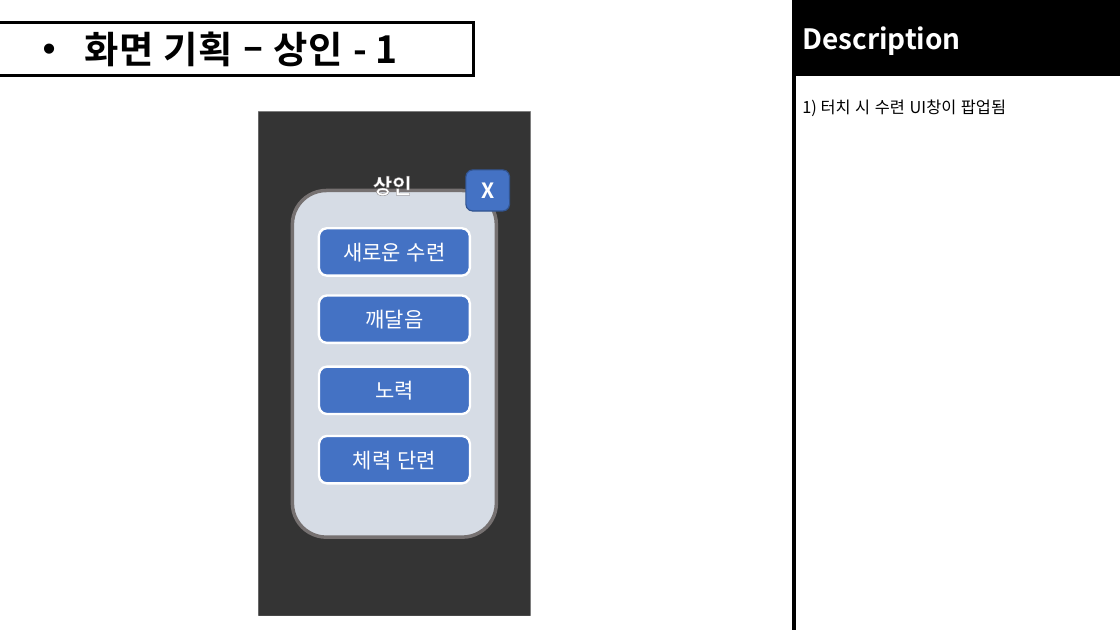
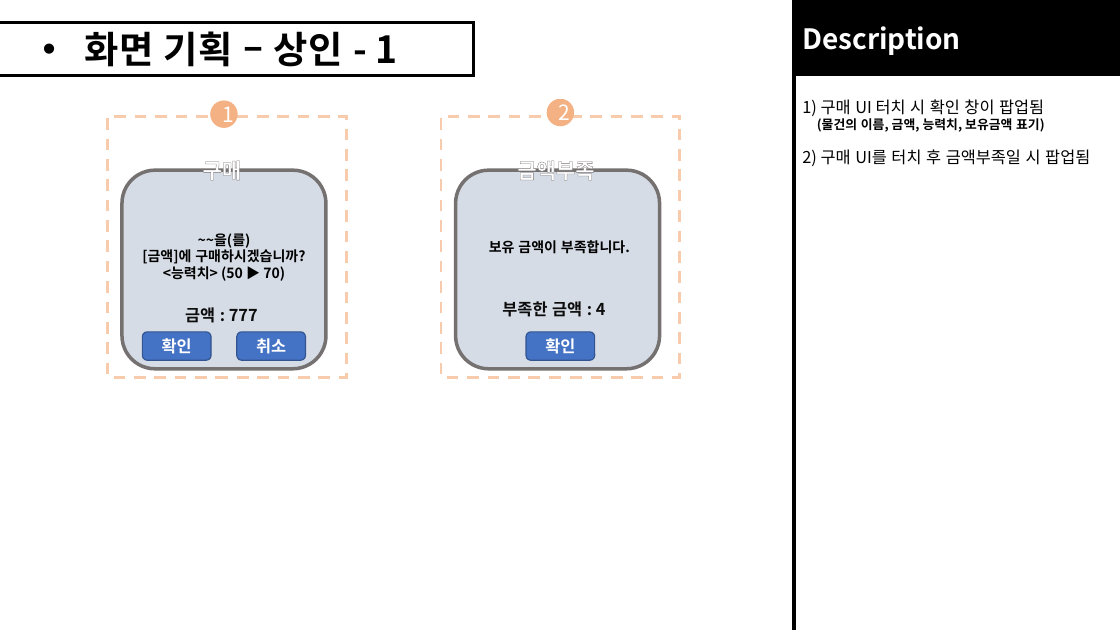
Before and after one commit to roller0516/My_Three_Kingdoms, a slide deck: slide 5 of 게임 기획파일/화면 기획.pptx. Drawn at 1120x630 pixels with LibreOffice and Linux fonts; fonts in the diff are those of the drawing; grey boxes stand for pictures. Boxes give left, top, right and bottom in pixels: in the first picture for what was removed or moved away, otherwise in the second. Text is boxed around its words. In the diff, an @@ line names an element or a change of style, - is before the commit and + after.

```diff
--- a/게임 기획파일/화면 기획.pptx
+++ b/게임 기획파일/화면 기획.pptx
@@ rectangle added at (108, 116, 346, 377), outline #F8CBAD 2.5 pt dashed @@
@@ ellipse added at (210, 101, 238, 129), fill #F4B183, 18 pt, text #FFFFFF @@
+1
@@ picture removed at (259, 112, 530, 616) @@
@@ rectangle removed at (259, 112, 530, 616) @@
@@ rectangle added at (441, 116, 680, 377), outline #F8CBAD 2.5 pt dashed @@
@@ ellipse added at (547, 99, 575, 127), fill #F4B183, 18 pt, text #FFFFFF @@
+2
@@ text at (802, 99, 1090, 166): text changed @@
-1) 터치 시 수련 UI창이 팝업됨
+1) 구매 UI 터치 시 확인 창이 팝업됨
+(물건의 이름, 금액, 능력치, 보유금액 표기)
+2) 구매 UI를 터치 후 금액부족일 시 팝업됨
@@ rounded rectangle: place and size @@
-rounded rectangle at (292, 191, 497, 538)
+rounded rectangle at (122, 171, 326, 369)
@@ text at (203, 157, 242, 180): text changed @@
-상인
+구매
@@ rounded rectangle added at (455, 171, 660, 369), fill #D6DCE5, outline #767171 3 pt @@
@@ rounded rectangle removed at (466, 170, 510, 211) @@
-X
@@ text added at (517, 157, 594, 180), 18 pt, text #FFFFFF, bold @@
+금액부족
@@ text added at (142, 233, 305, 281), 12 pt, text #000000, bold @@
+~~을(를)
+[금액]에 구매하시겠습니까?
+<능력치> (50 ▶ 70)
@@ rounded rectangle removed at (319, 229, 471, 276) @@
-새로운 수련
@@ text added at (489, 240, 630, 254), 12 pt, text #000000, bold @@
+보유 금액이 부족합니다.
@@ rounded rectangle removed at (319, 296, 471, 343) @@
-깨달음
@@ text added at (185, 307, 258, 323), 14 pt, text #0D0D0D, bold @@
+금액 : 777
@@ text added at (502, 301, 606, 317), 14 pt, text #0D0D0D, bold @@
+부족한 금액 : 4
@@ rounded rectangle added at (143, 332, 212, 360), fill #4472C4, outline #325491 1 pt, 14 pt, text #FFFFFF, bold @@
+확인
@@ rounded rectangle added at (237, 332, 306, 360), fill #4472C4, outline #325491 1 pt, 14 pt, text #FFFFFF, bold @@
+취소
@@ rounded rectangle added at (526, 332, 595, 360), fill #4472C4, outline #325491 1 pt, 14 pt, text #FFFFFF, bold @@
+확인
@@ rounded rectangle removed at (319, 367, 471, 414) @@
-노력
@@ rounded rectangle removed at (319, 436, 471, 483) @@
-체력 단련
```
Also in this commit, not shown: 1 other slide changed.
